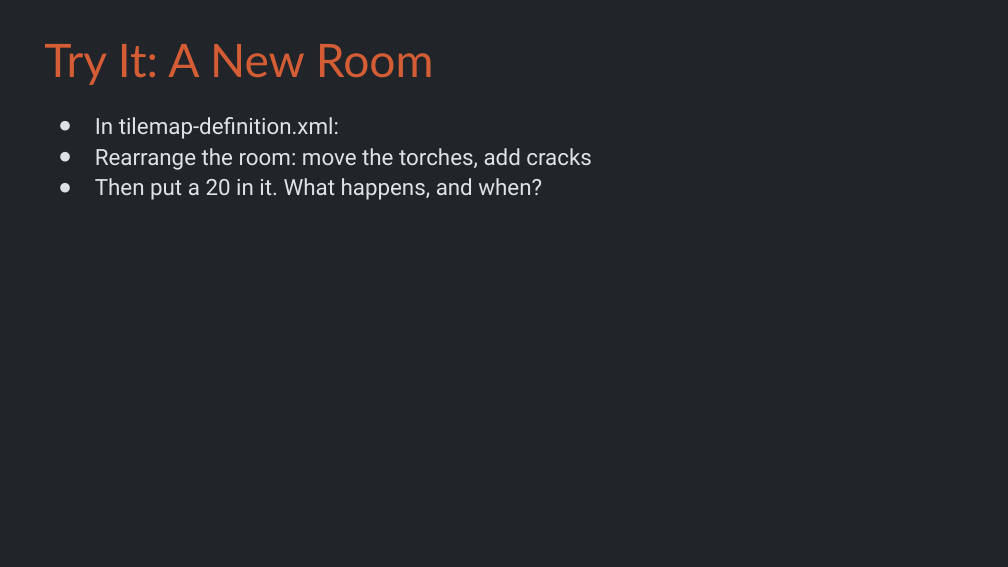
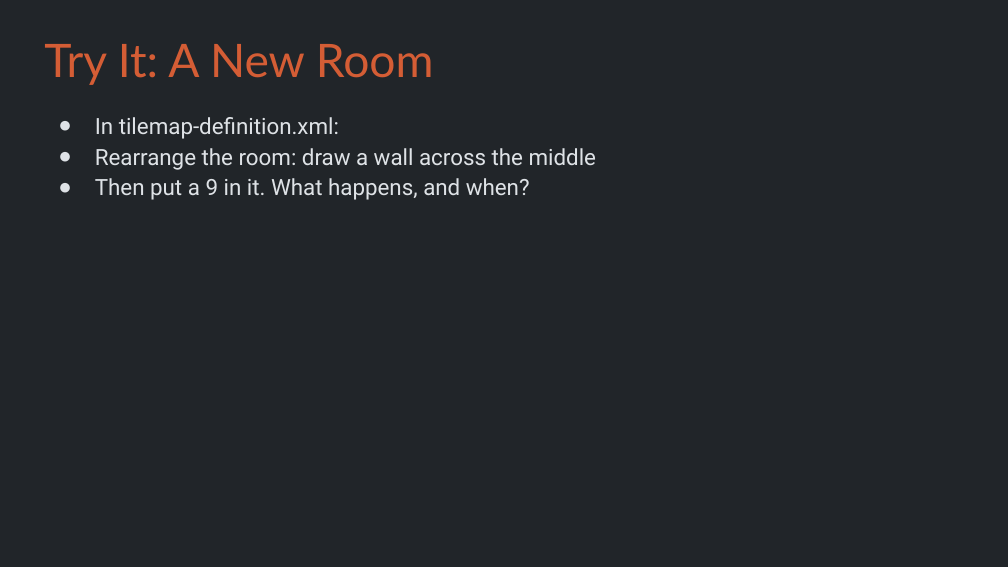
Before and after one commit to Metamate/gar, a slide deck: slide 23 of slides/03 Snake.pptx. Drawn at 1008x567 pixels with LibreOffice and Linux fonts; fonts in the diff are those of the drawing. Boxes give left, top, right and bottom in pixels: in the first picture for what was removed or moved away, otherwise in the second. Text is boxed around its words. In the diff, an @@ line names an element or a change of style, - is before the commit and + after.

```diff
--- a/slides/03 Snake.pptx
+++ b/slides/03 Snake.pptx
@@ text at (95,148,597,200): text changed @@
-● Rearrange the room: move the torches, add cracks
-● Then put a 20 in it. What happens, and when?
+● Rearrange the room: draw a wall across the middle
+● Then put a 9 in it. What happens, and when?
```
Also in this commit, not shown: 9 other slides changed, 3 other files.
